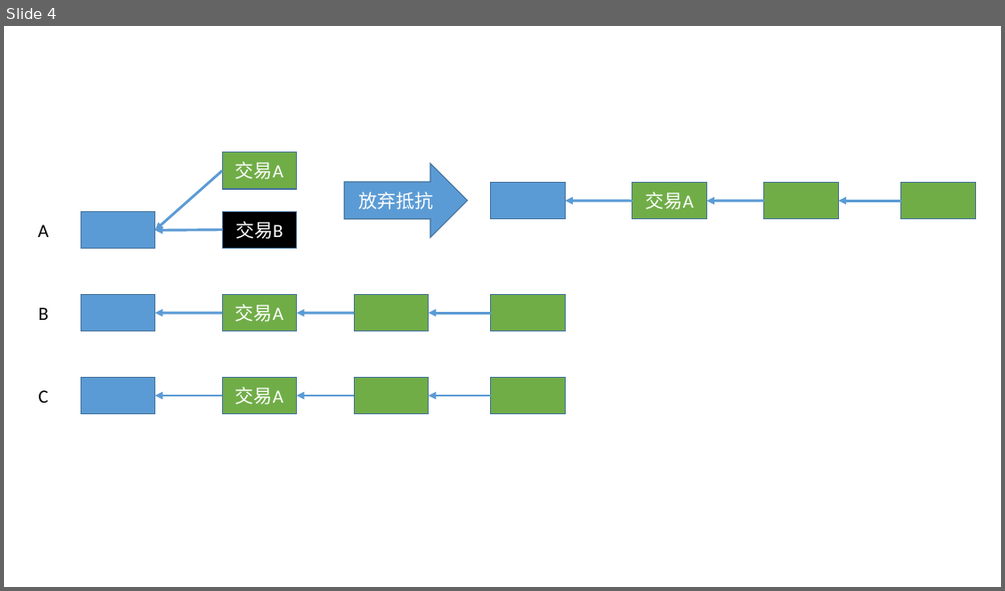
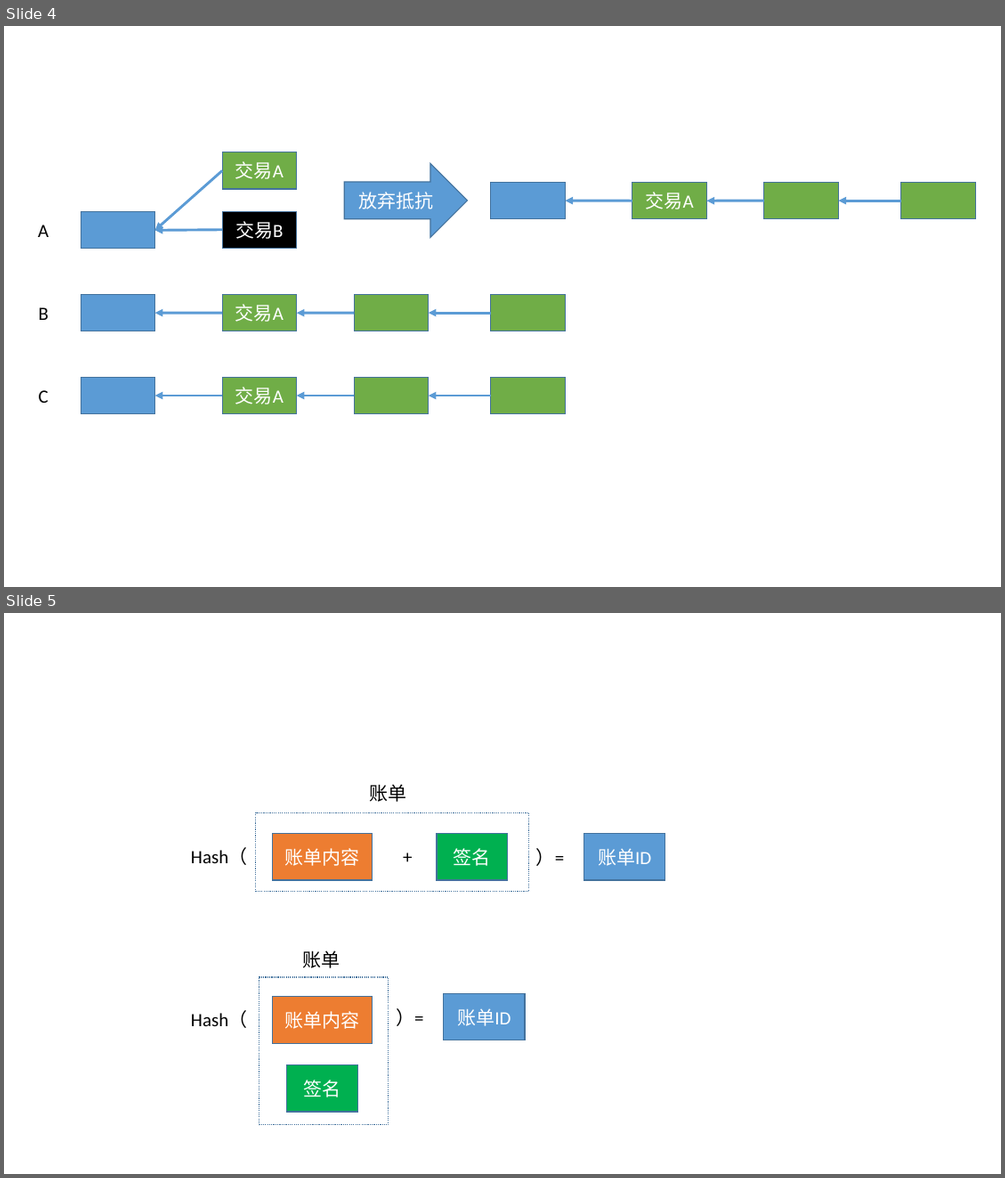
Before and after one commit to qiaojialin/-, a slide deck: 公号文章配图.pptx. Shown one above the other, each under a label of ours: slide 4 before the commit, slides 4 and 5 after it. The pictures are 1005x591 and 1005x1178 pixels, drawn with LibreOffice and Linux fonts; fonts in the diff are those of the drawing. Boxes give left, top, right and bottom in pixels: in the first picture for what was removed or moved away, otherwise in the second. Text is boxed around its words. In the diff, an @@ line names an element or a change of style, - is before the commit and + after.

Commit message:
增加交易可锻性

```diff
--- a/公号文章配图.pptx
+++ b/公号文章配图.pptx
@@ slide 5 added at [4, 613, 1001, 1174], background #FFFFFF @@
@@ text added at [370, 784, 407, 802], 18 pt, text #000000 @@
+账单
@@ rectangle added at [256, 812, 529, 892], outline #43739E 1 pt dashed @@
@@ text added at [191, 847, 247, 865], 18 pt, text #000000 @@
+Hash（
@@ rectangle added at [273, 834, 372, 880], fill #ED7D31, outline #43739E 1 pt, 18 pt, text #FFFFFF @@
+账单内容
@@ text added at [396, 841, 421, 871], 18 pt, text #000000 @@
++
@@ rectangle added at [437, 834, 508, 880], fill #00B050, outline #43739E 1 pt, 18 pt, text #FFFFFF @@
+签名
@@ text added at [529, 842, 573, 872], 18 pt, text #000000 @@
+）=
@@ rectangle added at [584, 834, 666, 880], fill #5B9BD5, outline #43739E 1 pt, 18 pt, text #FFFFFF @@
+账单ID
@@ text added at [302, 950, 340, 968], 18 pt, text #000000 @@
+账单
@@ rectangle added at [259, 977, 388, 1125], outline #43739E 1 pt dashed @@
@@ text added at [191, 1010, 247, 1028], 18 pt, text #000000 @@
+Hash（
@@ rectangle added at [273, 997, 372, 1043], fill #ED7D31, outline #43739E 1 pt, 18 pt, text #FFFFFF @@
+账单内容
@@ text added at [388, 1002, 432, 1032], 18 pt, text #000000 @@
+）=
@@ rectangle added at [444, 994, 526, 1040], fill #5B9BD5, outline #43739E 1 pt, 18 pt, text #FFFFFF @@
+账单ID
@@ rectangle added at [287, 1064, 357, 1111], fill #00B050, outline #43739E 1 pt, 18 pt, text #FFFFFF @@
+签名
```
